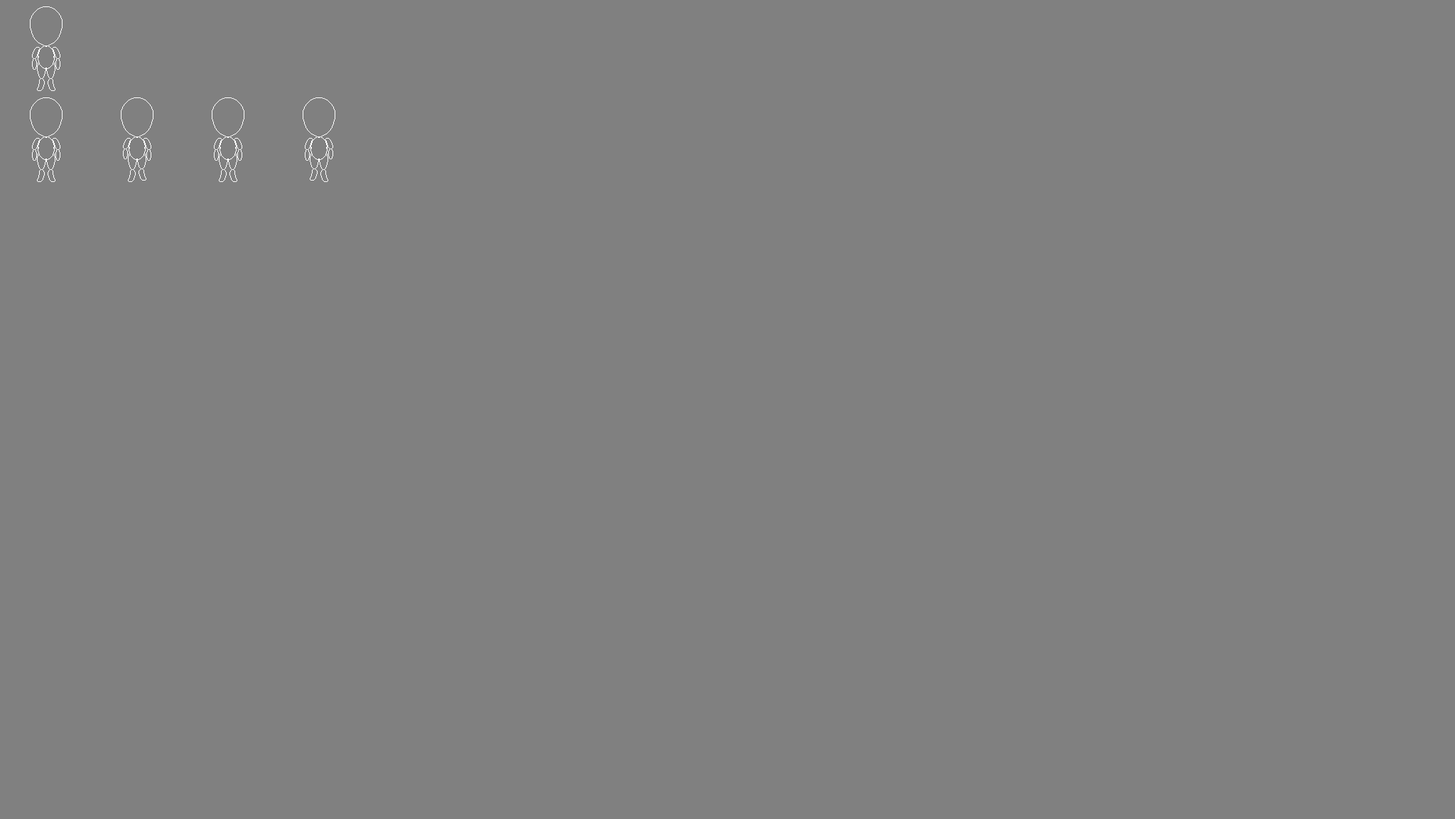
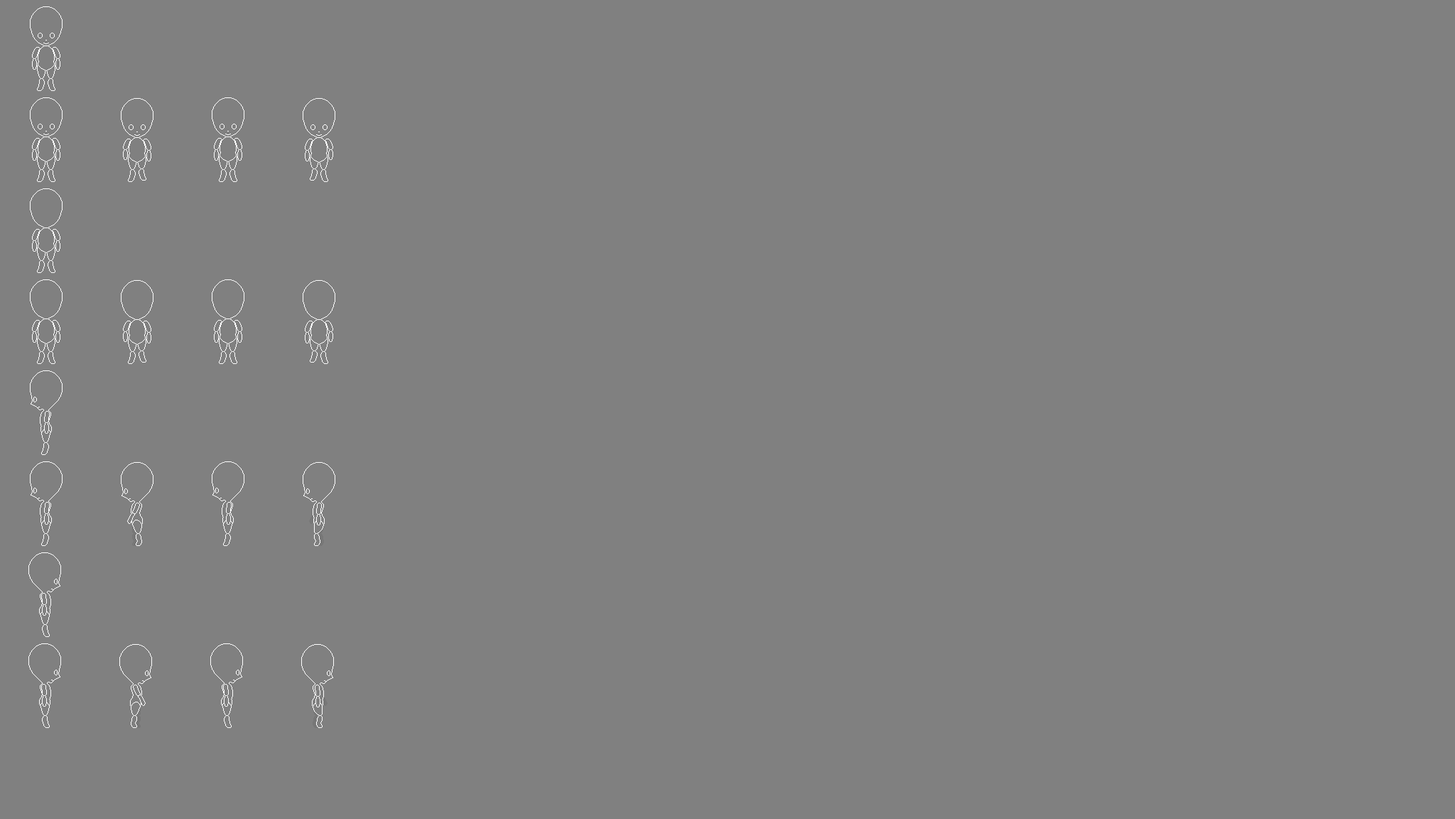
Layered file, before and after one edit (1455x819). Changes by layer:
painted on "player anim" over [28, 32, 336, 728]
